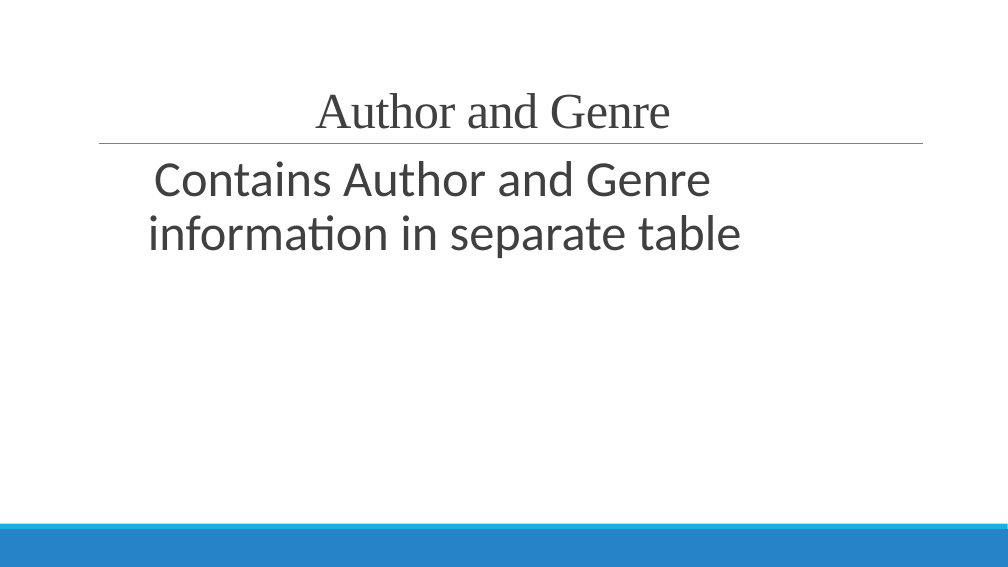
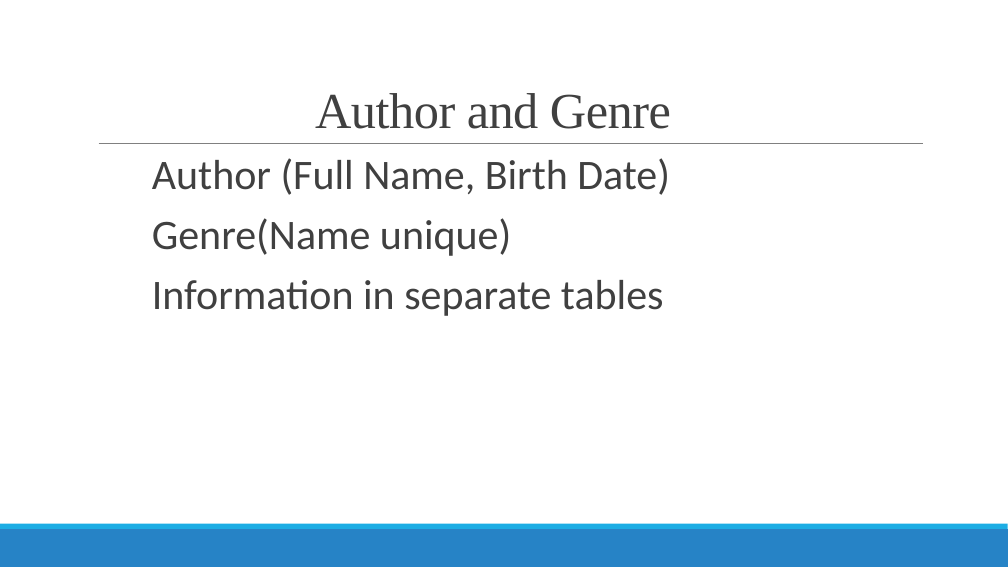
Before and after one commit to javohir101dev/online-library-management, a slide deck: slide 8 of documents/Online Library Management System.pptx (slide 6 before the commit). Drawn at 1008x567 pixels with LibreOffice and Linux fonts; fonts in the diff are those of the drawing. Boxes give left, top, right and bottom in pixels: in the first picture for what was removed or moved away, otherwise in the second. Text is boxed around its words. In the diff, an @@ line names an element or a change of style, - is before the commit and + after.

```diff
--- a/documents/Online Library Management System.pptx
+++ b/documents/Online Library Management System.pptx
@@ text at <box>152,158,670,316</box>: text changed; size 48 to 40 pt @@
-  Contains Author and Genre information in separate table
+  Author (Full Name, Birth Date)
+  Genre(Name unique)
+  Information in separate tables
```
Also in this commit, not shown: 6 other slides changed, 6 slides added, 5 other files.
